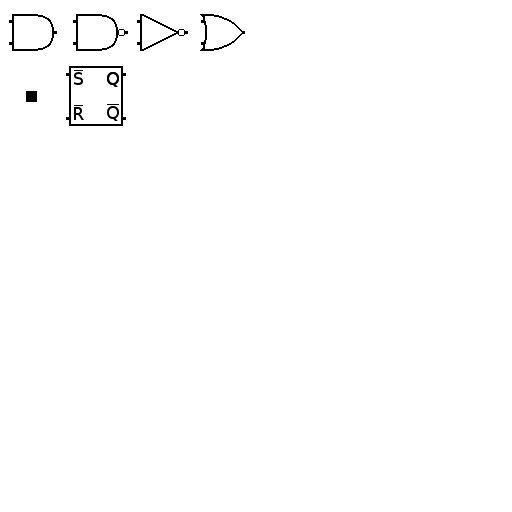
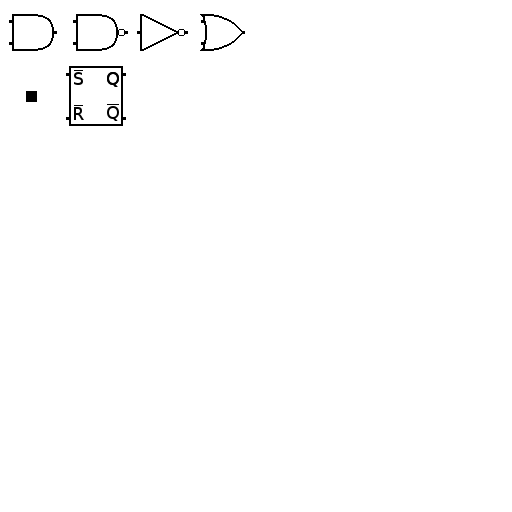
Layer changes from the first 512px x 512px image to the second:
painted on "NOT" over [137,20,140,45]
